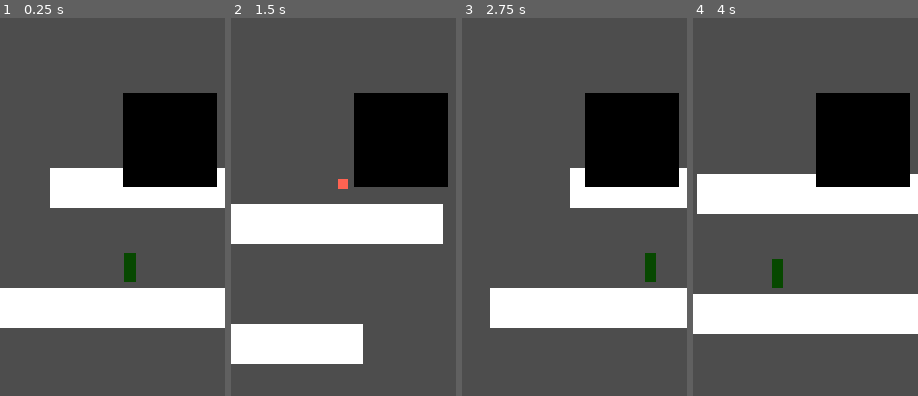
Above: before the commit, frames 1-4 (left to right).
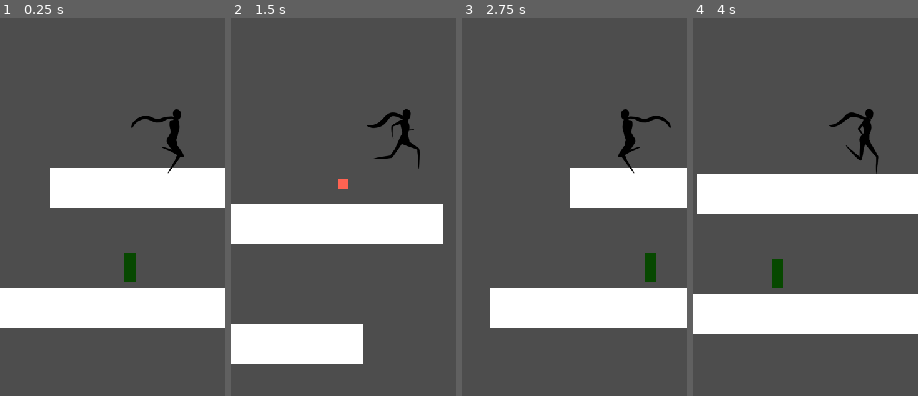
Above: after the commit, the same moments.

Repository: TylerPelaez/Sprouts
Game: Godot game, scene res://Levels/AirLevel1.tscn
The game is run twice, just before and just after one commit, with the same random seed, the same clock (stepped at 60 frames per second) and the same inputs.
Inputs:
- Up to frame 1 (0.25 s): no input
- Up to frame 2 (1.5 s): tap Enter at 0.5 s; hold E (Hit Switch) 0.53-1.28 s; hold D (Right) from 0.53 s (still down); tap Space (Jump) at 0.77 s; tap E (Hit Switch) at 1.35 s
- Up to frame 3 (2.75 s): tap Space (Jump) at 1.52 s; release D (Right) at 2.03 s; hold A (Left) from 2.03 s (still down); hold E (Hit Switch) from 2.03 s (still down)
- Up to frame 4 (4 s): release A (Left) at 2.78 s; release E (Hit Switch) at 2.78 s; hold D (Right) from 2.78 s (still down); tap E (Hit Switch) at 2.85 s; tap Space (Jump) at 3.02, 3.77 s; hold E (Hit Switch) from 3.53 s (still down)
The pictures show only the part of the screen within x 12-62%, y 17-67%; the shares and areas given below are measured in that part.

The runs differ from the first frame. In frame 1, 9.7% of the frame differs, in the area x 54-97%, y 19-45%; in frame 2, 9.7%; in frame 3, 9.7%; in frame 4, 9.7%.

Commit message:
Use paintnet downscaled player

Diff:
--- a/Levels/TylerTest.tscn
+++ b/Levels/TylerTest.tscn
@@ -6,14 +6,11 @@
 [ext_resource type="PackedScene" uid="uid://ep6nutbk5cst" path="res://Prefabs/MovingPlatform.tscn" id="3_fm4aq"]
 [ext_resource type="PackedScene" uid="uid://d2ngs33h645x4" path="res://Prefabs/KillArea.tscn" id="4_rw5bo"]
 [ext_resource type="PackedScene" uid="uid://bucqxfshflxln" path="res://Prefabs/SpikeEnemy.tscn" id="5_klksn"]
-
-
 [ext_resource type="PackedScene" uid="uid://dwr0wpdjf27gt" path="res://Prefabs/Switch.tscn" id="5_n852e"]
-[ext_resource type="PackedScene" uid="uid://cg03aepviau41" path="res://Prefabs/LevelEnd.tscn" id="6_htsaq"]
+[ext_resource type="PackedScene" uid="uid://jjukmdme6xcg" path="res://Prefabs/LevelEnd.tscn" id="6_htsaq"]
 [ext_resource type="PackedScene" uid="uid://cr5myk64gyok3" path="res://Prefabs/InteractableCompanion.tscn" id="9_o51mv"]
 [ext_resource type="PackedScene" uid="uid://c46a44f3l7cm0" path="res://Prefabs/UIController.tscn" id="10_h1xg2"]
 [ext_resource type="PackedScene" uid="uid://b7sodh70kw41p" path="res://Prefabs/Platform/UnderLeft.tscn" id="11_yoasu"]
-
 
 [sub_resource type="RectangleShape2D" id="RectangleShape2D_irls3"]
 size = Vector2(64, 64)
--- a/Prefabs/Player.tscn
+++ b/Prefabs/Player.tscn
@@ -140,10 +140,8 @@
 JUMP_VELOCITY = -500.0
 
 [node name="Sprite2D" type="Sprite2D" parent="."]
-texture_filter = 1
-scale = Vector2(0.05, 0.05)
 texture = ExtResource("2_y3cl2")
-offset = Vector2(0, -900)
+offset = Vector2(0, -42)
 flip_h = true
 hframes = 6
 
Binary file added: Art/Player/RunDownscaled.aseprite
Binary file changed: Art/Player/RunSheet.png
